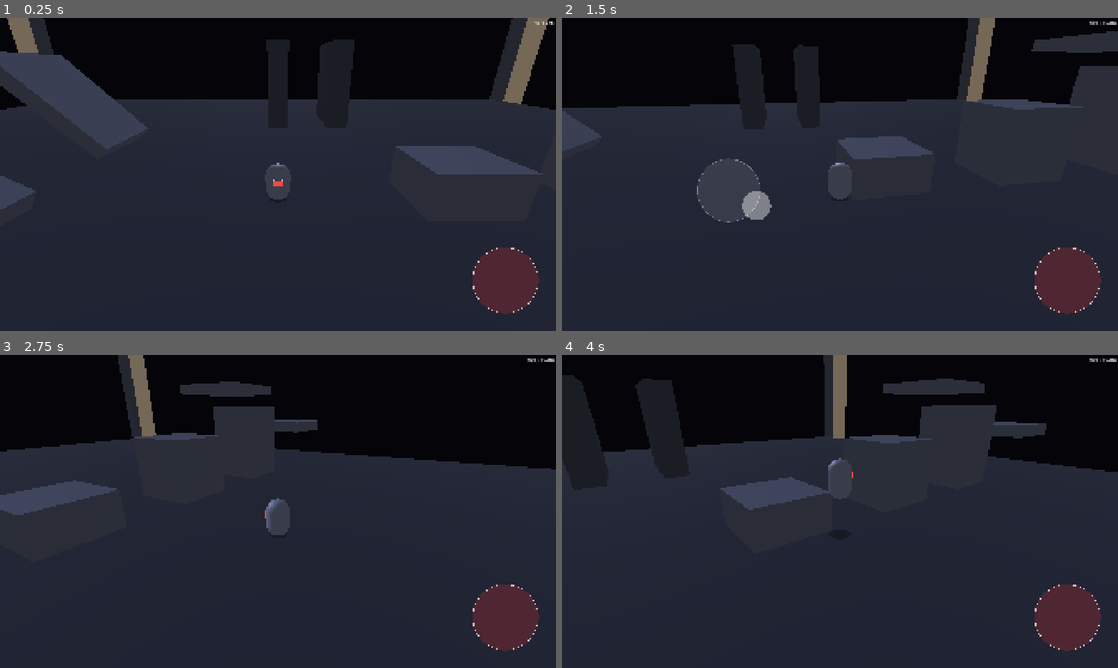
Above: before the commit, frames 1-4 (two rows, left to right).
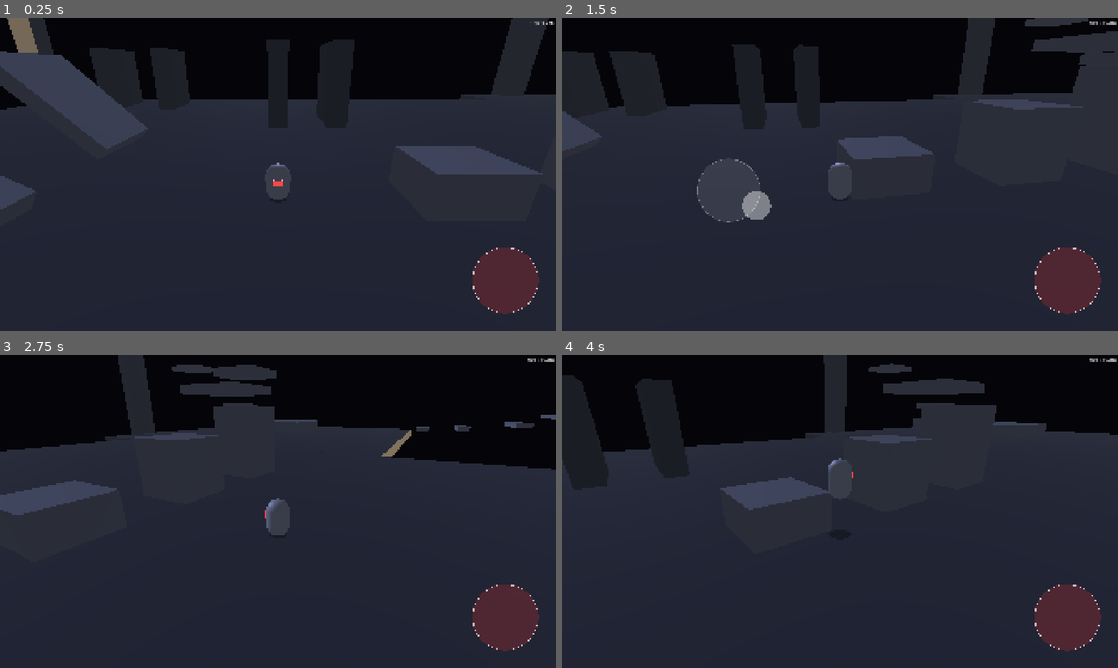
Above: after the commit, the same moments.

Repository: Adam-Vozzo/mobile-game-6
Game: Godot game, scene res://scenes/levels/feel_lab.tscn
Two runs of this game, one before a commit and one after it. Both use one fixed random seed, a clock stepped at 60 frames per second and the inputs below.
Inputs (mouse positions are in pixels of both pictures, inside the frame that each line leads up to):
- Up to frame 1 (0.25 s): no input
- Up to frame 2 (1.5 s): tap Enter at 0.5 s; move the mouse to (962, 158) at 0.52 s; hold Right (move_right) 0.53-1.25 s; click (962, 158) at 0.67 s; tap Space (jump) at 0.77, 1.07 s; drag from (728, 190) to (812, 237) at 1.27 s
- Up to frame 3 (2.75 s): move the mouse to (333, 442) at 2.02 s; hold Right (move_right) from 2.03 s (still down)
- Up to frame 4 (4 s): release Right (move_right) at 2.75 s; drag from (812, 574) to (673, 464) at 2.77 s; move the mouse to (1006, 558) at 3.52 s; hold Left (move_left) from 3.53 s (still down); tap Space (jump) at 3.77 s

The runs differ from the first frame. In frame 1, 3.4% of the frame differs, in the area x 16-100%, y 0-30%; in frame 2, 4.3%, in the area x 0-100%, y 0-29%; in frame 3, 3.6%; in frame 4, 3.5%.

Commit message:
feat(feel-lab): expand arena with high-ascent, narrow ledges, wall corner, drop ledge
High-tier staircase (HA1–HA4) at y=1.5–8.25 m forces double-jump for every step
beyond HA1. Narrow ledges (NL1–NL5, 3.5×0.3×0.9 m) over void test depth perception
and precision landing. Parallel walls (WJL/WJR) stub out the wall-jump geometry for
the future mechanic. Drop-test cliff (6×0.5×3 m at z=19) overhangs the main floor
edge for fall-tracking verification. Vertical moving platform (travel=5 m, 5 s) gives
an elevator alongside the ascent zone. East floor extension (30×30) connects spawn
to the new zones. Dev menu Level panel gains a 10-button Teleport sub-section.

https://claude.ai/code/session_01EPbpJxG5ZPdN4RmLiwUTwC

Diff:
--- a/scenes/levels/feel_lab.tscn
+++ b/scenes/levels/feel_lab.tscn
@@ -86,6 +86,27 @@
 [sub_resource type="BoxShape3D" id="Shape_Pillar"]
 size = Vector3(2, 20, 2)
 
+[sub_resource type="BoxMesh" id="Mesh_LedgeNarrow"]
+material = ExtResource("7_matConc")
+size = Vector3(3.5, 0.3, 0.9)
+
+[sub_resource type="BoxShape3D" id="Shape_LedgeNarrow"]
+size = Vector3(3.5, 0.3, 0.9)
+
+[sub_resource type="BoxMesh" id="Mesh_FloorExt"]
+material = ExtResource("8_matConcDark")
+size = Vector3(30, 1, 30)
+
+[sub_resource type="BoxShape3D" id="Shape_FloorExt"]
+size = Vector3(30, 1, 30)
+
+[sub_resource type="BoxMesh" id="Mesh_DropLedge"]
+material = ExtResource("7_matConc")
+size = Vector3(6, 0.5, 3)
+
+[sub_resource type="BoxShape3D" id="Shape_DropLedge"]
+size = Vector3(6, 0.5, 3)
+
 [node name="FeelLab" type="Node3D"]
 script = ExtResource("1_feel")
 
@@ -277,5 +298,143 @@
 [node name="Collider" type="CollisionShape3D" parent="MovingPlatform"]
 shape = SubResource("Shape_Plat_3x05x3")
 
+[node name="FloorEast" type="StaticBody3D" parent="."]
+transform = Transform3D(1, 0, 0, 0, 1, 0, 0, 0, 1, 35, -0.5, -10)
+
+[node name="Mesh" type="MeshInstance3D" parent="FloorEast"]
+mesh = SubResource("Mesh_FloorExt")
+
+[node name="Collider" type="CollisionShape3D" parent="FloorEast"]
+shape = SubResource("Shape_FloorExt")
+
+[node name="HighAscent" type="Node3D" parent="."]
+
+[node name="HA1" type="StaticBody3D" parent="HighAscent"]
+transform = Transform3D(1, 0, 0, 0, 1, 0, 0, 0, 1, 28, 1.25, -8)
+
+[node name="Mesh" type="MeshInstance3D" parent="HighAscent/HA1"]
+mesh = SubResource("Mesh_Plat_3x05x3")
+
+[node name="Collider" type="CollisionShape3D" parent="HighAscent/HA1"]
+shape = SubResource("Shape_Plat_3x05x3")
+
+[node name="HA2" type="StaticBody3D" parent="HighAscent"]
+transform = Transform3D(1, 0, 0, 0, 1, 0, 0, 0, 1, 30, 3.25, -13)
+
+[node name="Mesh" type="MeshInstance3D" parent="HighAscent/HA2"]
+mesh = SubResource("Mesh_Plat_3x05x3")
+
+[node name="Collider" type="CollisionShape3D" parent="HighAscent/HA2"]
+shape = SubResource("Shape_Plat_3x05x3")
+
+[node name="HA3" type="StaticBody3D" parent="HighAscent"]
+transform = Transform3D(1, 0, 0, 0, 1, 0, 0, 0, 1, 32, 5.75, -18)
+
+[node name="Mesh" type="MeshInstance3D" parent="HighAscent/HA3"]
+mesh = SubResource("Mesh_Plat_3x05x3")
+
+[node name="Collider" type="CollisionShape3D" parent="HighAscent/HA3"]
+shape = SubResource("Shape_Plat_3x05x3")
+
+[node name="HA4" type="StaticBody3D" parent="HighAscent"]
+transform = Transform3D(1, 0, 0, 0, 1, 0, 0, 0, 1, 32, 8.0, -22)
+
+[node name="Mesh" type="MeshInstance3D" parent="HighAscent/HA4"]
+mesh = SubResource("Mesh_Plat_4x05x4")
+
+[node name="Collider" type="CollisionShape3D" parent="HighAscent/HA4"]
+shape = SubResource("Shape_Plat_4x05x4")
+
+[node name="NarrowLedges" type="Node3D" parent="."]
+
+[node name="NL1" type="StaticBody3D" parent="NarrowLedges"]
+transform = Transform3D(1, 0, 0, 0, 1, 0, 0, 0, 1, 28, 1.35, 7)
+
+[node name="Mesh" type="MeshInstance3D" parent="NarrowLedges/NL1"]
+mesh = SubResource("Mesh_LedgeNarrow")
+
+[node name="Collider" type="CollisionShape3D" parent="NarrowLedges/NL1"]
+shape = SubResource("Shape_LedgeNarrow")
+
+[node name="NL2" type="StaticBody3D" parent="NarrowLedges"]
+transform = Transform3D(1, 0, 0, 0, 1, 0, 0, 0, 1, 31, 1.35, 10)
+
+[node name="Mesh" type="MeshInstance3D" parent="NarrowLedges/NL2"]
+mesh = SubResource("Mesh_LedgeNarrow")
+
+[node name="Collider" type="CollisionShape3D" parent="NarrowLedges/NL2"]
+shape = SubResource("Shape_LedgeNarrow")
+
+[node name="NL3" type="StaticBody3D" parent="NarrowLedges"]
+transform = Transform3D(1, 0, 0, 0, 1, 0, 0, 0, 1, 27, 1.85, 13)
+
+[node name="Mesh" type="MeshInstance3D" parent="NarrowLedges/NL3"]
+mesh = SubResource("Mesh_LedgeNarrow")
+
+[node name="Collider" type="CollisionShape3D" parent="NarrowLedges/NL3"]
+shape = SubResource("Shape_LedgeNarrow")
+
+[node name="NL4" type="StaticBody3D" parent="NarrowLedges"]
+transform = Transform3D(1, 0, 0, 0, 1, 0, 0, 0, 1, 31, 2.35, 16)
+
+[node name="Mesh" type="MeshInstance3D" parent="NarrowLedges/NL4"]
+mesh = SubResource("Mesh_LedgeNarrow")
+
+[node name="Collider" type="CollisionShape3D" parent="NarrowLedges/NL4"]
+shape = SubResource("Shape_LedgeNarrow")
+
+[node name="NL5" type="StaticBody3D" parent="NarrowLedges"]
+transform = Transform3D(1, 0, 0, 0, 1, 0, 0, 0, 1, 27, 2.85, 19)
+
+[node name="Mesh" type="MeshInstance3D" parent="NarrowLedges/NL5"]
+mesh = SubResource("Mesh_LedgeNarrow")
+
+[node name="Collider" type="CollisionShape3D" parent="NarrowLedges/NL5"]
+shape = SubResource("Shape_LedgeNarrow")
+
+[node name="WallJumpCorner" type="Node3D" parent="."]
+
+[node name="WJL" type="StaticBody3D" parent="WallJumpCorner"]
+transform = Transform3D(1, 0, 0, 0, 1, 0, 0, 0, 1, -8, 2, -16)
+collision_layer = 65
+
+[node name="Mesh" type="MeshInstance3D" parent="WallJumpCorner/WJL"]
+mesh = SubResource("Mesh_Wall")
+
+[node name="Collider" type="CollisionShape3D" parent="WallJumpCorner/WJL"]
+shape = SubResource("Shape_Wall")
+
+[node name="WJR" type="StaticBody3D" parent="WallJumpCorner"]
+transform = Transform3D(1, 0, 0, 0, 1, 0, 0, 0, 1, -12, 2, -16)
+collision_layer = 65
+
+[node name="Mesh" type="MeshInstance3D" parent="WallJumpCorner/WJR"]
+mesh = SubResource("Mesh_Wall")
+
+[node name="Collider" type="CollisionShape3D" parent="WallJumpCorner/WJR"]
+shape = SubResource("Shape_Wall")
+
+[node name="DropTestLedge" type="StaticBody3D" parent="."]
+transform = Transform3D(1, 0, 0, 0, 1, 0, 0, 0, 1, 0, 2.75, 19)
+
+[node name="Mesh" type="MeshInstance3D" parent="DropTestLedge"]
+mesh = SubResource("Mesh_DropLedge")
+
+[node name="Collider" type="CollisionShape3D" parent="DropTestLedge"]
+shape = SubResource("Shape_DropLedge")
+
+[node name="MovingPlatformVert" type="AnimatableBody3D" parent="."]
+transform = Transform3D(1, 0, 0, 0, 1, 0, 0, 0, 1, 18, 0.25, -4)
+script = ExtResource("2_movp")
+travel = Vector3(0, 5, 0)
+period_seconds = 5.0
+ease_in_out = true
+
+[node name="Mesh" type="MeshInstance3D" parent="MovingPlatformVert"]
+mesh = SubResource("Mesh_Plat_3x05x3")
+
+[node name="Collider" type="CollisionShape3D" parent="MovingPlatformVert"]
+shape = SubResource("Shape_Plat_3x05x3")
+
 [node name="PlayerDebugDraw" type="Node3D" parent="."]
 script = ExtResource("6_dbgdraw")
--- a/tools/dev_menu/dev_menu_overlay.gd
+++ b/tools/dev_menu/dev_menu_overlay.gd
@@ -241,6 +241,23 @@
 			Engine.time_scale = v
 			DevMenu.time_scale_changed.emit(v),
 		1.0)
+	vbox.add_child(_make_label("Teleport", SECTION_FONT_SIZE, false))
+	var _teleport_zones: Array[Dictionary] = [
+		{"label": "Spawn",          "pos": Vector3(0, 1, 0)},
+		{"label": "Platforms (P1)", "pos": Vector3(4, 2, 0)},
+		{"label": "HA1 (tier 1.5m)","pos": Vector3(28, 2.0, -8)},
+		{"label": "HA2 (tier 3.5m)","pos": Vector3(30, 4.0, -13)},
+		{"label": "HA3 (tier 6m)",  "pos": Vector3(32, 6.5, -18)},
+		{"label": "HA4 (tier 8.5m)","pos": Vector3(32, 9.0, -22)},
+		{"label": "Narrow ledges",  "pos": Vector3(28, 2.0, 7)},
+		{"label": "Wall corner",    "pos": Vector3(-10, 1, -16)},
+		{"label": "Drop ledge",     "pos": Vector3(0, 4.0, 19)},
+		{"label": "Moving plat.",   "pos": Vector3(-2, 2, 12)},
+	]
+	for zone: Dictionary in _teleport_zones:
+		var lbl: String = zone["label"]
+		var pos: Vector3 = zone["pos"]
+		_make_button(vbox, "→ " + lbl, func() -> void: _teleport_player(pos))
 
 
 func _build_touch_section(vbox: VBoxContainer) -> void:
@@ -344,6 +361,18 @@
 	return t
 
 
+func _teleport_player(pos: Vector3) -> void:
+	var players := get_tree().get_nodes_in_group(&"player")
+	if players.is_empty():
+		return
+	var p := players[0]
+	var t := Transform3D(Basis(), pos)
+	if p.has_method(&"set_spawn_transform"):
+		p.call(&"set_spawn_transform", t)
+	if p.has_method(&"respawn"):
+		p.call(&"respawn")
+
+
 func _make_label(text: String, font_size: int, bold: bool = false) -> Label:
 	var l := Label.new()
 	l.text = text
Not shown: 1 places in scenes/levels/feel_lab.tscn that only renumber resources
Not shown, changed: README.md
Not shown, changed: docs/PLAN.md
